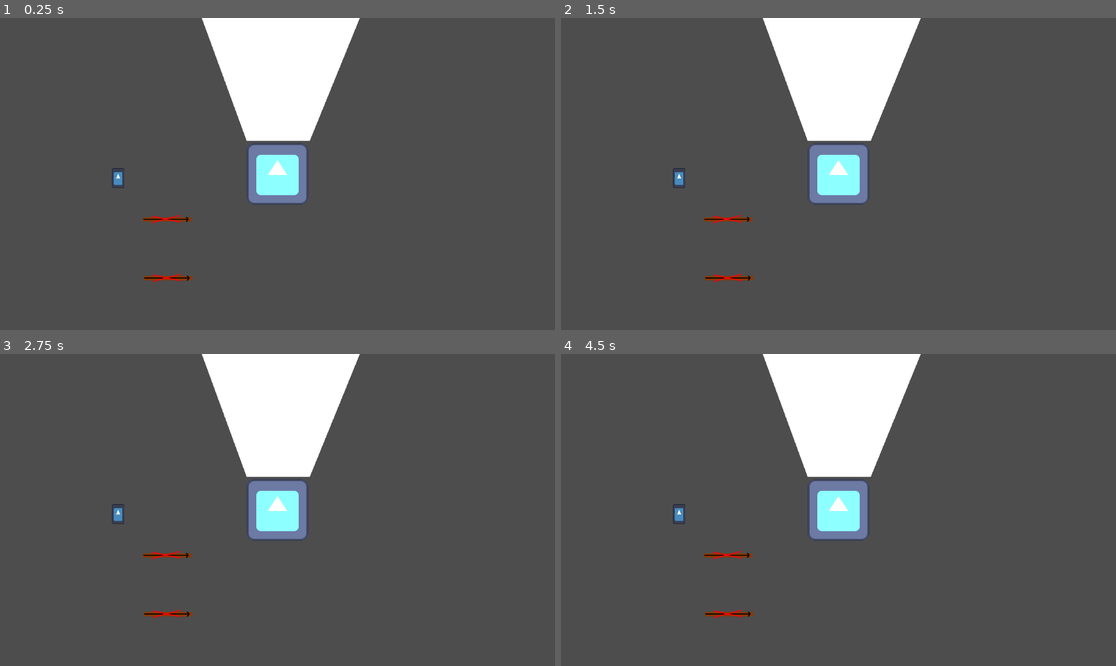
Above: before the commit, frames 1-4 (two rows, left to right).
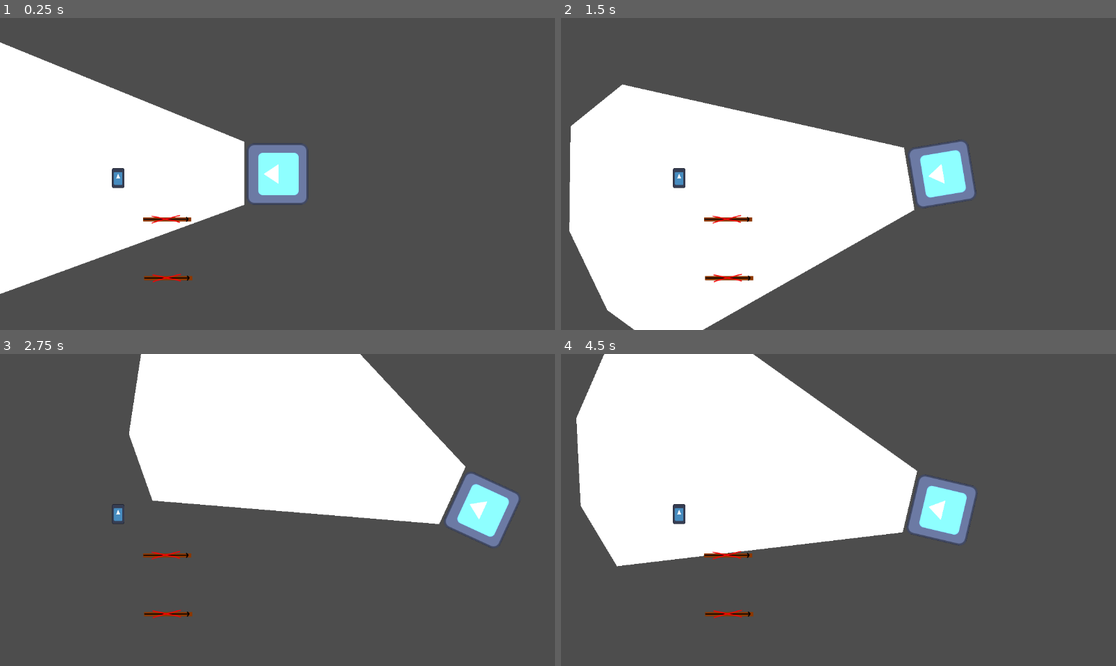
Above: after the commit, the same moments.

Repository: Middle-Endian-HackYeah25/LanternGame
Game: Godot game, scene res://Scenes/main_scene.tscn
Two runs of this game, one before a commit and one after it. Both use one fixed random seed, a clock stepped at 60 frames per second and the inputs below. The engine's default icon, where the game draws it, is replaced by a stand-in: a white triangle on a blue panel in a dark square.
Inputs (mouse positions are in pixels of both pictures, inside the frame that each line leads up to):
- Up to frame 1 (0.25 s): no input
- Up to frame 2 (1.5 s): tap Enter at 0.5 s; move the mouse to (960, 158) at 0.52 s; hold D (right) 0.53-1.25 s; tap E (interact) at 0.6 s; click (960, 158) at 0.67 s; drag from (727, 189) to (810, 236) at 1.27 s
- Up to frame 3 (2.75 s): tap Space at 2 s; move the mouse to (333, 441) at 2.02 s; hold D (right) from 2.03 s (still down); tap J at 2.1 s; tap E (interact) at 2.3 s
- Up to frame 4 (4.5 s): release D (right) at 2.75 s; drag from (810, 572) to (672, 463) at 2.77 s; tap Enter at 3.5 s; move the mouse to (1005, 556) at 3.52 s; hold A (left) 3.53-4.25 s; hold Enter 3.53-4.25 s; tap E (interact) at 3.8 s; drag from (672, 463) to (755, 432) at 4.27 s

The runs differ from the first frame. In frame 1, 30% of the frame differs, in the area x 0-65%, y 0-89%; in frame 2, 43%, in the area x 1-75%, y 0-100%; in frame 3, 21%; in frame 4, 34%.
Error before the commit: Parse Error: Expected indented block after "if" block. (res://Scripts/Player.gd:40)

Commit message:
quickfix

Diff:
--- a/Scripts/Player.gd
+++ b/Scripts/Player.gd
@@ -2,7 +2,7 @@
 
 @export var SPEED = 300.0
 @export var PUSH_FORCE = 10.0
-@export var INTERACT_RANGE = 100.0
+@export var INTERACT_RANGE = 200.0
 
 func _physics_process(delta):
 
@@ -37,7 +37,6 @@
 	var min_distance = INF # infinity
 
 	var interactables = get_tree().get_nodes_in_group("interactable")
-	if interactables.size() == 0:
 	for i in interactables:
 		var distance = global_position.distance_to(i.global_position)
 		if distance < min_distance:
